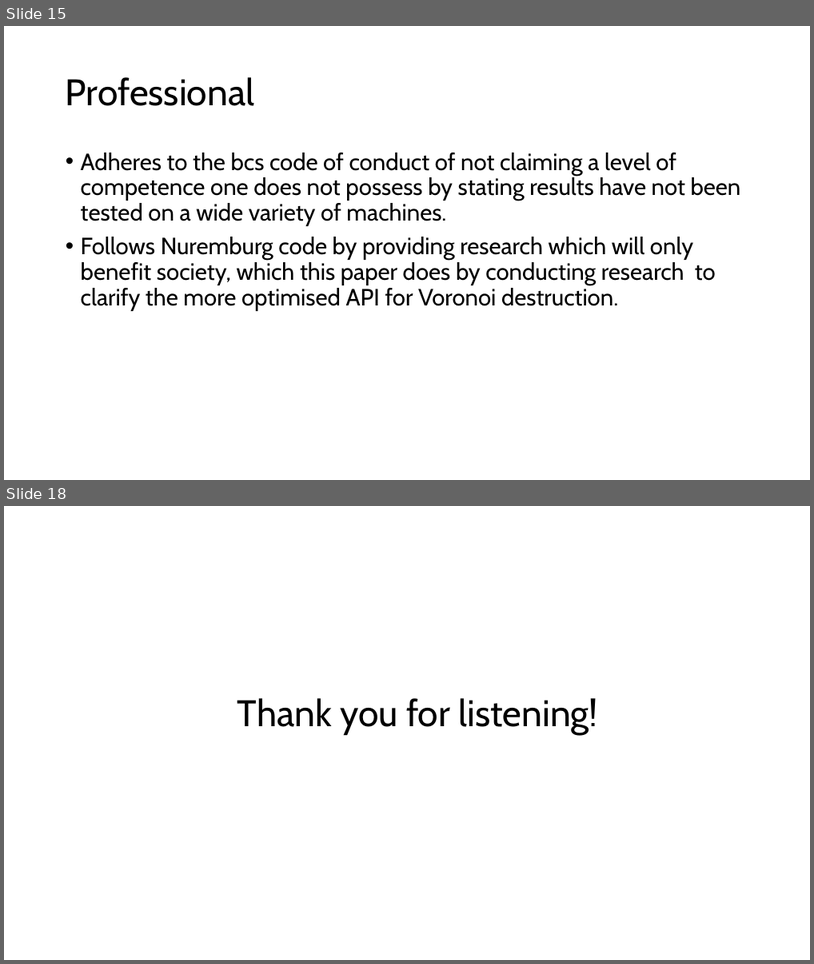
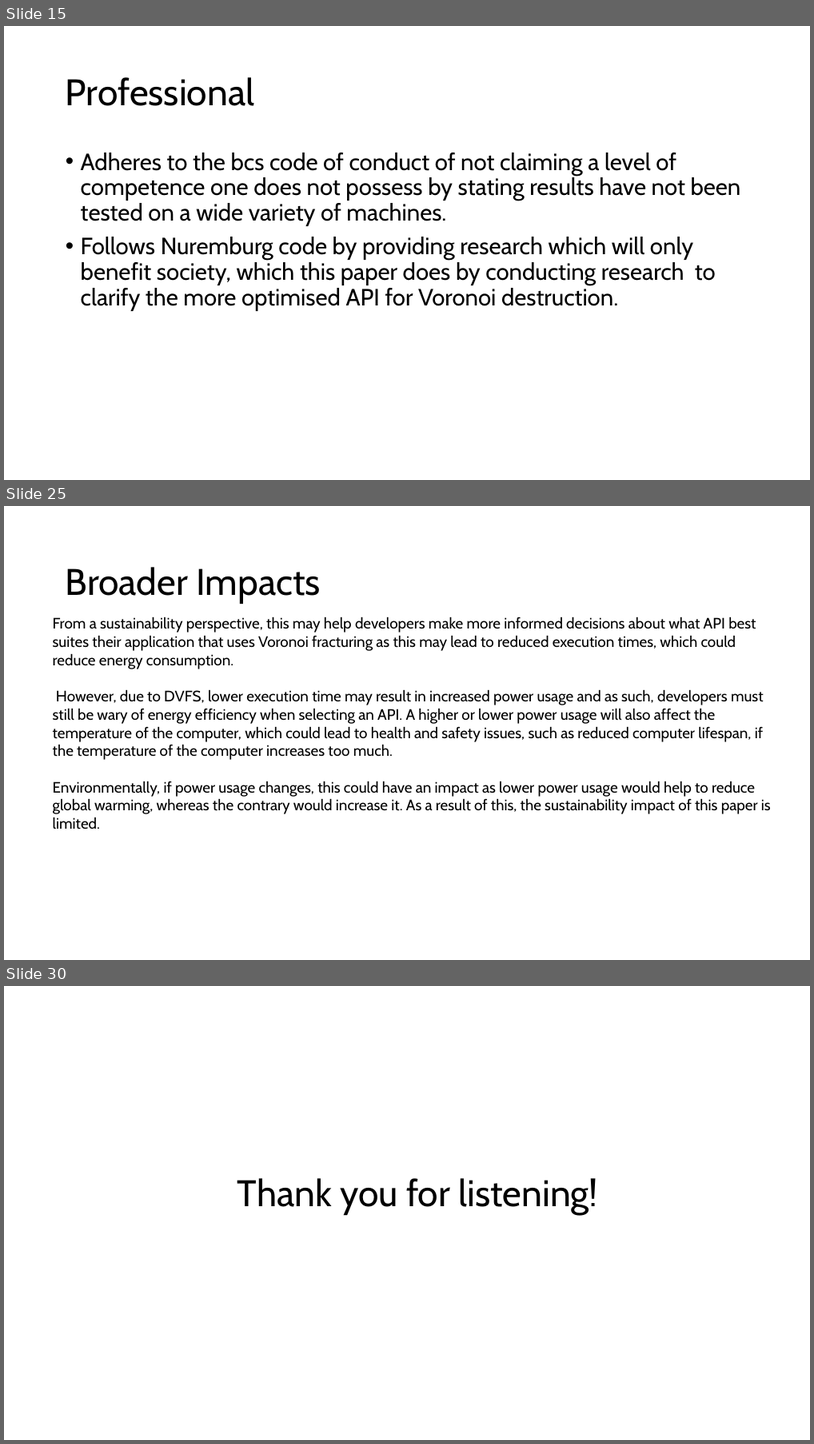
Before and after one commit to SamLGameDev/SamsEngine, a slide deck: Disertation/Proposal Presentation.pptx. Shown one above the other, each under a label of ours: slides 15 and 18 before the commit, slides 15, 25 and 30 after it; the slides between them are not shown. The pictures are 814x964 and 814x1444 pixels, drawn with LibreOffice and Linux fonts; fonts in the diff are those of the drawing. Boxes give left, top, right and bottom in pixels: in the first picture for what was removed or moved away, otherwise in the second. Text is boxed around its words. In the diff, an @@ line names an element or a change of style, - is before the commit and + after.

```diff
--- a/Disertation/Proposal Presentation.pptx
+++ b/Disertation/Proposal Presentation.pptx
@@ slide 25 added at (x1=4, y1=506, x2=810, y2=960), background #FFFFFF @@
@@ title added at (x1=66, y1=567, x2=320, y2=604), 44 pt, text #000000 @@
+Broader Impacts
@@ text added at (x1=53, y1=616, x2=771, y2=829), 18 pt, text #000000 @@
+From a sustainability perspective, this may help developers make more informed decisions about what API best suites their application that uses Voronoi fracturing as this may lead to reduced execution times, which could reduce energy consumption.
+However, due to DVFS, lower execution time may result in increased power usage and as such, developers must still be wary of energy efficiency when selecting an API. A higher or lower power usage will also affect the temperature of the computer, which could lead to health and safety issues, such as reduced computer lifespan, if the temperature of the computer increases too much.
+Environmentally, if power usage changes, this could have an impact as lower power usage would help to reduce global warming, whereas the contrary would increase it. As a result of this, the sustainability impact of this paper is limited.
@@ what was slide 18 is now slide 30 @@
```
Also in this commit, not shown: 9 slides changed, 14 other slides added, 3 slides removed, 1 other file.
